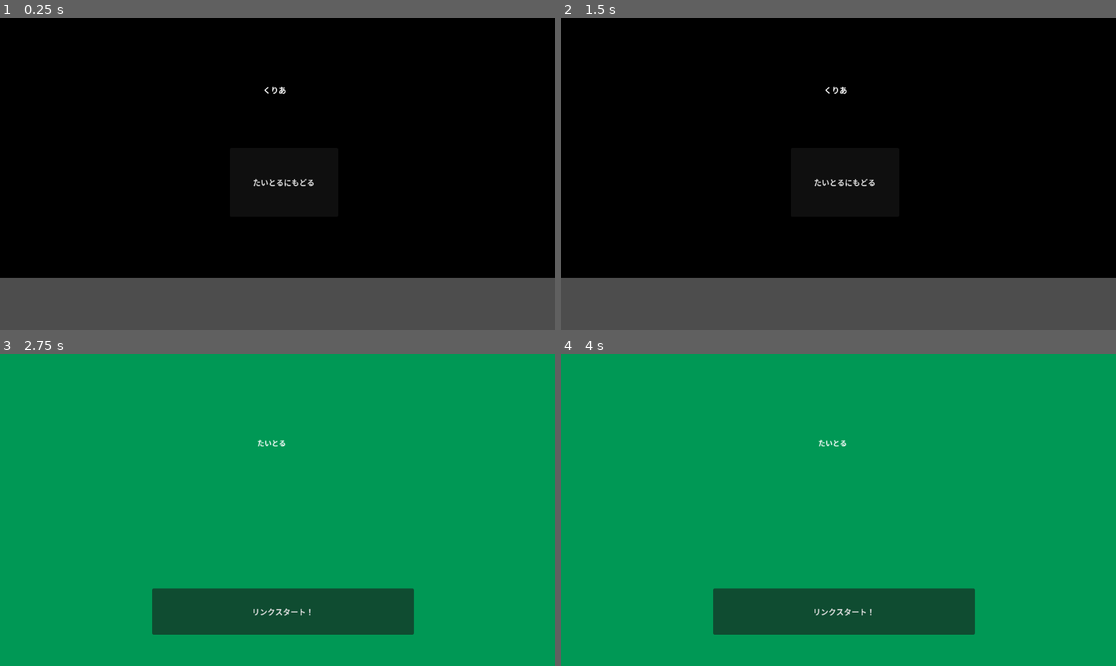
Above: before the commit, frames 1-4 (two rows, left to right).
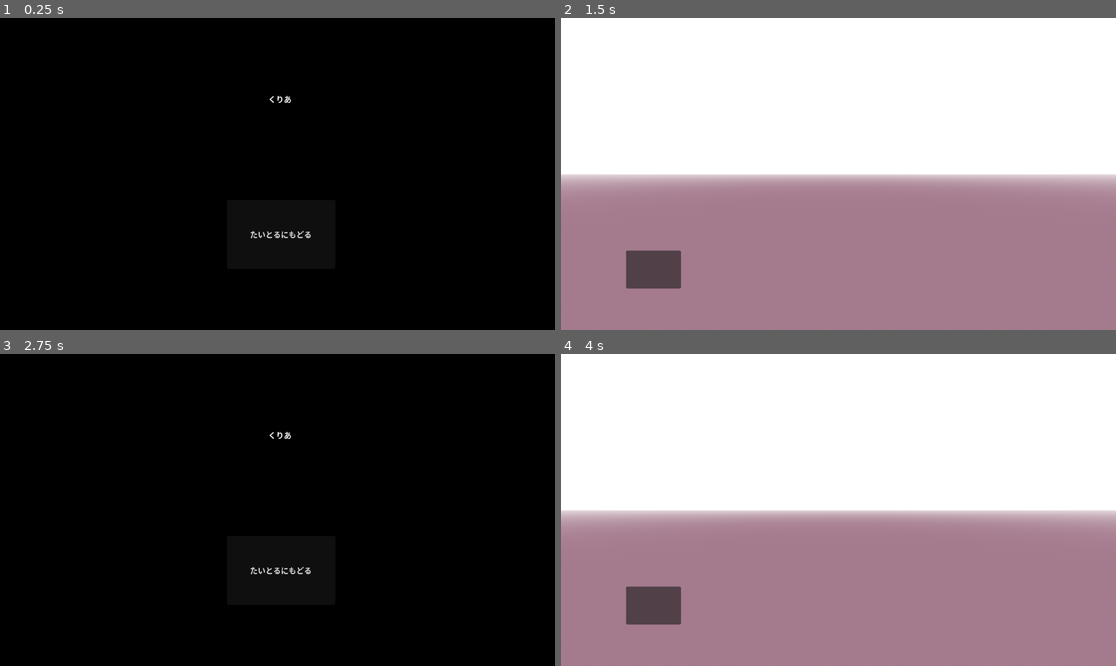
Above: after the commit, the same moments.

Repository: noko206/Roguelike
Game: Godot game, scene res://scene/clear/clear_scene.tscn
Two runs of this game, one before a commit and one after it. Both use one fixed random seed, a clock stepped at 60 frames per second and the inputs below. This scene is started directly instead of the project's main scene.
Inputs (mouse positions are in pixels of both pictures, inside the frame that each line leads up to; where the layout moved, square brackets give the same spot in the first picture):
- Up to frame 1 (0.25 s): no input
- Up to frame 2 (1.5 s): click "たいとるにもどる" at 0.5 s; click "リンクスタート！" at 1.25 s
- Up to frame 3 (2.75 s): click (94, 606) [283, 519] at 2 s
- Up to frame 4 (4 s): click "リンクスタート！" (after the commit: "たいとるにもどる") at 2.75 s; click "たいとるにもどる" (after the commit: "リンクスタート！") at 3.5 s

The runs differ from the first frame. In frame 1, 17% of the frame differs, in the area x 0-100%, y 22-100%; in frame 2, 100%; in frame 3, 100%, in the area x 0-100%, y 0-100%; in frame 4, 100%.

Commit message:
scene

Diff:
--- a/scene/clear/clear_scene.tscn
+++ b/scene/clear/clear_scene.tscn
@@ -13,23 +13,25 @@
 [node name="ColorRect" type="ColorRect" parent="."]
 layout_mode = 0
 offset_right = 1164.0
-offset_bottom = 540.0
+offset_bottom = 689.0
 color = Color(0, 0, 0, 1)
 
 [node name="Label" type="Label" parent="."]
 layout_mode = 0
-offset_right = 1141.0
-offset_bottom = 299.0
+offset_left = 11.0
+offset_top = 19.0
+offset_right = 1152.0
+offset_bottom = 318.0
 text = "くりあ"
 horizontal_alignment = 1
 vertical_alignment = 1
 
 [node name="Button" type="Button" parent="."]
 layout_mode = 0
-offset_left = 477.0
-offset_top = 270.0
-offset_right = 702.0
-offset_bottom = 413.0
+offset_left = 471.0
+offset_top = 378.0
+offset_right = 696.0
+offset_bottom = 521.0
 text = "たいとるにもどる"
 script = ExtResource("1_4ah6y")
 
--- a/scene/game-manager/gamemanager.gd
+++ b/scene/game-manager/gamemanager.gd
@@ -1,13 +1,18 @@
 extends Node
+@export_file("res://scene/clear/clear_scene.tscn") var scene_path: String
 
 # 画面のロード
 var title_scene: PackedScene = preload("res://scene/title/title_scene.tscn")
 var clear_scene: PackedScene = preload("res://scene/clear/clear_scene.tscn")
+var game_scene: PackedScene = preload("res://scene/game/game_scene.tscn")
 
 # Titleシーンに切り替え
 func load_title_scene() -> void:
 	get_tree().change_scene_to_packed(title_scene)
 
-# Mainシーンに切り替え
+func load_game_scene() -> void:
+	get_tree().change_scene_to_packed(game_scene)
+
+# Clearシーンに切り替え
 func load_clear_scene() -> void:
 	get_tree().change_scene_to_packed(clear_scene)
--- /dev/null
+++ b/scene/game/game.gd
@@ -0,0 +1,4 @@
+extends Node
+
+func _on_pressed() -> void:
+	GameManager.load_clear_scene()
--- /dev/null
+++ b/scene/game/game_scene.tscn
@@ -0,0 +1,46 @@
+[gd_scene load_steps=5 format=3 uid="uid://ud4uq0qq5eeh"]
+
+[ext_resource type="Script" path="res://scene/game/game.gd" id="1_4760p"]
+
+[sub_resource type="ProceduralSkyMaterial" id="ProceduralSkyMaterial_d2i4e"]
+sky_top_color = Color(1, 1, 1, 1)
+sky_horizon_color = Color(0.910802, 0.869552, 0.888074, 1)
+sky_energy_multiplier = 8.0
+ground_bottom_color = Color(0.643207, 0.478207, 0.552295, 1)
+ground_horizon_color = Color(0.910802, 0.869552, 0.888074, 1)
+
+[sub_resource type="Sky" id="Sky_vlrlu"]
+sky_material = SubResource("ProceduralSkyMaterial_d2i4e")
+
+[sub_resource type="Environment" id="Environment_s28rt"]
+background_mode = 2
+sky = SubResource("Sky_vlrlu")
+
+[node name="GameScene" type="Node3D"]
+
+[node name="WorldEnvironment" type="WorldEnvironment" parent="."]
+environment = SubResource("Environment_s28rt")
+
+[node name="DirectionalLight3D" type="DirectionalLight3D" parent="."]
+transform = Transform3D(-0.999925, -0.0110451, 0.00522099, 0, 0.427358, 0.904083, -0.0122169, 0.904015, -0.427326, 0, 0, 0)
+light_energy = 0.35
+shadow_enabled = true
+
+[node name="Camera3D" type="Camera3D" parent="."]
+transform = Transform3D(1, 0, 0, 0, 1, 0, 0, 0, 1, 0, 3.14603, 0)
+
+[node name="Control" type="Control" parent="."]
+layout_mode = 3
+anchors_preset = 0
+offset_right = 40.0
+offset_bottom = 40.0
+
+[node name="Button" type="Button" parent="Control"]
+layout_mode = 0
+offset_left = 135.0
+offset_top = 483.0
+offset_right = 249.0
+offset_bottom = 562.0
+script = ExtResource("1_4760p")
+
+[connection signal="pressed" from="Control/Button" to="Control/Button" method="_on_pressed"]
--- a/scene/title/title.gd
+++ b/scene/title/title.gd
@@ -1,4 +1,4 @@
 extends Control
 
 func _on_pressed() -> void:
-	GameManager.load_clear_scene()
+	GameManager.load_game_scene()
--- a/workspace/morita/Asset/GodotCharacter/models/sophia/sophia_skin.tscn
+++ b/workspace/morita/Asset/GodotCharacter/models/sophia/sophia_skin.tscn
@@ -196,49 +196,49 @@
 transform = Transform3D(-1, 0, -8.74228e-08, 0, 1, 0, 8.74228e-08, 0, -1, 0, 0, 0)
 
 [node name="Skeleton3D" parent="sophia/rig" index="0"]
-bones/0/position = Vector3(-0.00070232, 0.496296, -0.00858441)
-bones/0/rotation = Quaternion(0.125709, 0.000768939, -0.0224933, 0.991812)
+bones/0/position = Vector3(-0.0150571, 0.496277, -0.00839277)
+bones/0/rotation = Quaternion(0.124647, -0.0580496, 0.0229576, 0.990236)
 bones/1/rotation = Quaternion(-0.0644765, 2.41677e-09, -4.12252e-09, 0.997919)
 bones/1/scale = Vector3(1, 1, 1)
-bones/2/rotation = Quaternion(-0.0773935, 0.0262854, -0.000368396, 0.996654)
-bones/3/rotation = Quaternion(-0.0016155, 0.0786296, 0.00179981, 0.996901)
-bones/4/rotation = Quaternion(0.14757, -0.0521425, 0.00592635, 0.987658)
+bones/2/rotation = Quaternion(-0.0772765, -0.0428976, 0.000604347, 0.996086)
+bones/3/rotation = Quaternion(-0.00153335, -0.128605, -0.00294472, 0.99169)
+bones/4/rotation = Quaternion(0.147227, 0.085366, -0.00970239, 0.985364)
 bones/5/rotation = Quaternion(-0.114648, -1.05998e-09, 1.4507e-08, 0.993406)
-bones/6/rotation = Quaternion(-0.01582, -0.0524719, 0.000831316, 0.998497)
+bones/6/rotation = Quaternion(-0.0157832, 0.0859045, -0.00136101, 0.996177)
 bones/6/scale = Vector3(1, 1, 1)
-bones/7/rotation = Quaternion(0.993392, 0.114705, 0.0010849, -0.003743)
+bones/7/rotation = Quaternion(0.991591, 0.1144, 0.00843192, 0.0599122)
 bones/7/scale = Vector3(1, 1, 1)
-bones/8/rotation = Quaternion(0.993393, -0.114694, -0.00191117, 0.00341317)
+bones/8/rotation = Quaternion(0.99157, -0.114581, 0.00544315, -0.0602574)
 bones/8/scale = Vector3(1, 1, 1)
-bones/9/rotation = Quaternion(0.842834, 0.00242323, -0.00154726, 0.538166)
-bones/10/rotation = Quaternion(0.408876, 0.0281791, -0.0627155, 0.909996)
-bones/11/rotation = Quaternion(0.815757, 0.146932, -0.2118, 0.517776)
+bones/9/rotation = Quaternion(0.84185, -0.0407915, 0.0260462, 0.537538)
+bones/10/rotation = Quaternion(0.409485, -0.0171961, 0.0382716, 0.911351)
+bones/11/rotation = Quaternion(0.822218, 0.104916, -0.184976, 0.527954)
 bones/11/scale = Vector3(1, 1, 1)
-bones/12/rotation = Quaternion(0.409667, 0.0165735, -0.0598238, 0.910121)
-bones/13/rotation = Quaternion(0.816589, -0.142239, 0.20882, 0.518985)
+bones/12/rotation = Quaternion(0.408988, -0.028818, 0.0411593, 0.911155)
+bones/13/rotation = Quaternion(0.808222, -0.183918, 0.235153, 0.507596)
 bones/13/scale = Vector3(1, 1, 1)
-bones/14/rotation = Quaternion(0.408067, 0.0397835, -0.065597, 0.909723)
-bones/15/rotation = Quaternion(-0.344452, -0.108545, -0.440209, 0.822063)
+bones/14/rotation = Quaternion(0.409964, -0.00557333, 0.0353776, 0.911398)
+bones/15/rotation = Quaternion(-0.344443, -0.108571, -0.440271, 0.82203)
 bones/15/scale = Vector3(1, 1, 1)
-bones/16/rotation = Quaternion(8.28789e-08, 8.92367e-08, 0.133176, 0.991093)
-bones/17/rotation = Quaternion(-0.353428, 0.0742803, 0.357561, 0.861232)
+bones/16/rotation = Quaternion(1.16389e-08, 1.34511e-07, -0.121547, 0.992586)
+bones/17/rotation = Quaternion(-0.353434, 0.0742537, 0.357497, 0.861259)
 bones/17/scale = Vector3(1, 1, 1)
-bones/18/rotation = Quaternion(-2.5793e-09, -8.27608e-08, 0.133176, 0.991093)
-bones/19/rotation = Quaternion(-0.40845, -0.0494415, -0.07399, 0.908433)
-bones/20/rotation = Quaternion(-1.85767e-07, 7.47715e-09, 0.133176, 0.991092)
-bones/21/rotation = Quaternion(-0.411328, 0.00919141, -0.0153572, 0.911312)
-bones/22/rotation = Quaternion(-1.96229e-07, 5.38692e-08, 0.133176, 0.991092)
+bones/18/rotation = Quaternion(1.63362e-08, -4.57782e-08, -0.121547, 0.992586)
+bones/19/rotation = Quaternion(-0.408446, -0.0494722, -0.0740583, 0.908427)
+bones/20/rotation = Quaternion(-1.72839e-07, -5.16979e-08, -0.121547, 0.992586)
+bones/21/rotation = Quaternion(-0.411329, 0.00916051, -0.0154256, 0.91131)
+bones/22/rotation = Quaternion(-2.04185e-07, -1.19203e-08, -0.121547, 0.992586)
 bones/23/rotation = Quaternion(-0.579758, -0.382617, -0.396489, 0.600235)
-bones/24/rotation = Quaternion(-0.360794, 0.660476, -0.34618, 0.560142)
+bones/24/rotation = Quaternion(-0.159936, 0.617299, -0.54361, 0.545757)
 bones/24/scale = Vector3(1, 1, 1)
 bones/25/position = Vector3(-2.84344e-08, 0.0693518, 7.45058e-09)
-bones/25/rotation = Quaternion(2.94228e-08, 0.0311032, 1.0013e-08, 0.999516)
+bones/25/rotation = Quaternion(7.86256e-08, -0.0326447, 4.01159e-08, 0.999467)
 bones/26/position = Vector3(-3.30328e-08, 0.0693518, -7.25292e-09)
-bones/26/rotation = Quaternion(0.0868491, 0.0311034, -0.00271053, 0.995732)
+bones/26/rotation = Quaternion(0.393979, -0.0327244, 0.0140403, 0.918429)
 bones/27/position = Vector3(-1.00059e-07, 0.0641195, -5.12226e-09)
-bones/27/rotation = Quaternion(-3.51905e-09, -0.00111711, 8.96342e-08, 0.999999)
+bones/27/rotation = Quaternion(-1.59191e-07, 7.60806e-05, -1.20541e-08, 1)
 bones/28/position = Vector3(2.54637e-08, 0.0641197, 1.70021e-08)
-bones/28/rotation = Quaternion(-0.0502826, -0.00110785, 0.0518656, 0.997387)
+bones/28/rotation = Quaternion(0.000217715, 0.000206871, 0.0518581, 0.998654)
 bones/28/scale = Vector3(1, 1, 1)
 bones/29/rotation = Quaternion(0.152207, 0.687514, 0.0919657, 0.70406)
 bones/29/scale = Vector3(1, 1, 1)
@@ -269,16 +269,16 @@
 bones/46/scale = Vector3(1, 1, 1)
 bones/47/rotation = Quaternion(0.514301, -3.90808e-05, -7.17982e-05, 0.85761)
 bones/48/rotation = Quaternion(-0.579758, 0.382616, 0.396489, 0.600235)
-bones/49/rotation = Quaternion(-0.170435, -0.620007, 0.536292, 0.546749)
+bones/49/rotation = Quaternion(-0.368319, -0.6616, 0.335497, 0.560418)
 bones/49/scale = Vector3(1, 1, 1)
 bones/50/position = Vector3(6.54545e-08, 0.0693517, 1.11759e-08)
-bones/50/rotation = Quaternion(3.00732e-08, 0.0303511, 1.4453e-07, 0.999539)
+bones/50/rotation = Quaternion(-4.11038e-08, -0.0335495, -7.96454e-08, 0.999437)
 bones/51/position = Vector3(6.39701e-08, 0.0693518, 2.12806e-08)
-bones/51/rotation = Quaternion(0.314299, 0.0303512, -0.0100539, 0.948786)
+bones/51/rotation = Quaternion(0.263952, -0.0335497, 0.00918635, 0.963909)
 bones/52/position = Vector3(3.46918e-08, 0.0641197, -9.45292e-08)
-bones/52/rotation = Quaternion(-1.98013e-07, -0.00111689, 4.29706e-08, 0.999999)
+bones/52/rotation = Quaternion(3.8122e-08, 7.62456e-05, -2.24041e-07, 1)
 bones/53/position = Vector3(4.31197e-08, 0.0641198, -9.50838e-08)
-bones/53/rotation = Quaternion(0.0451609, -0.00137657, -0.0518465, 0.997633)
+bones/53/rotation = Quaternion(-0.00536145, -6.17825e-05, -0.051861, 0.99864)
 bones/53/scale = Vector3(1, 1, 1)
 bones/55/position = Vector3(-0.00788145, 0.126777, 0.022745)
 bones/55/rotation = Quaternion(0.634935, 0.0809939, 0.129391, 0.757335)
@@ -322,33 +322,33 @@
 bones/78/rotation = Quaternion(-0.0301015, -9.41682e-09, 5.13173e-09, 0.999547)
 bones/79/rotation = Quaternion(-0.152455, -0.79333, -0.285504, 0.515628)
 bones/80/rotation = Quaternion(-0.152455, 0.79333, 0.285504, 0.515628)
-bones/81/rotation = Quaternion(0.958416, 0.129306, -0.0589879, 0.247465)
+bones/81/rotation = Quaternion(0.96558, 0.11815, -0.057273, 0.224534)
 bones/81/scale = Vector3(1, 1, 0.999999)
 bones/82/position = Vector3(4.02629e-09, 0.0942519, -2.73391e-08)
-bones/82/rotation = Quaternion(6.19581e-09, -0.0531842, 4.4265e-08, 0.998585)
+bones/82/rotation = Quaternion(2.27216e-09, -0.0542044, 1.97311e-08, 0.99853)
 bones/83/position = Vector3(1.58899e-08, 0.094252, 1.33295e-08)
-bones/83/rotation = Quaternion(0.299889, -0.0531695, 0.0167421, 0.952344)
+bones/83/rotation = Quaternion(0.288139, -0.054194, 0.016335, 0.955914)
 bones/84/position = Vector3(1.7517e-09, 0.0925612, 1.02773e-08)
-bones/84/rotation = Quaternion(-2.88262e-08, -0.0328685, 7.89217e-08, 0.99946)
+bones/84/rotation = Quaternion(3.74707e-08, -0.0692844, 9.4648e-09, 0.997597)
 bones/85/position = Vector3(1.93904e-08, 0.0925611, -2.20688e-08)
-bones/85/rotation = Quaternion(-0.561687, 0.00190461, 0.0905897, 0.822374)
+bones/85/rotation = Quaternion(-0.52834, -0.0342445, 0.122792, 0.839408)
 bones/85/scale = Vector3(1, 1, 1)
 bones/86/position = Vector3(-2.67091e-08, 0.224084, 3.77875e-08)
-bones/86/rotation = Quaternion(2.08425e-05, 0.943601, -0.331085, -6.66687e-06)
+bones/86/rotation = Quaternion(2.79333e-05, 0.934797, -0.355183, -9.90456e-06)
 bones/86/scale = Vector3(1, 1, 1)
-bones/87/rotation = Quaternion(0.971131, -0.0803012, 0.0511959, 0.218714)
+bones/87/rotation = Quaternion(0.967814, -0.090041, 0.0527433, 0.229011)
 bones/87/scale = Vector3(1, 1, 0.999999)
 bones/88/position = Vector3(-1.59564e-08, 0.0947332, 5.93381e-10)
-bones/88/rotation = Quaternion(-4.91969e-09, 0.0586616, -3.17753e-08, 0.998278)
+bones/88/rotation = Quaternion(-1.50642e-08, 0.0580667, -6.09002e-09, 0.998313)
 bones/89/position = Vector3(-2.43564e-08, 0.0947333, 2.32829e-09)
-bones/89/rotation = Quaternion(0.246735, 0.0586692, -0.0149662, 0.96719)
+bones/89/rotation = Quaternion(0.244551, 0.0580733, -0.0146736, 0.967785)
 bones/90/position = Vector3(1.07835e-08, 0.0930518, -1.30186e-08)
-bones/90/rotation = Quaternion(1.70618e-08, 0.0368237, -1.87808e-08, 0.999322)
+bones/90/rotation = Quaternion(-5.17011e-08, 3.01712e-05, 2.91753e-08, 1)
 bones/91/position = Vector3(-3.91719e-09, 0.0930518, 1.02204e-09)
-bones/91/rotation = Quaternion(-0.535796, 0.00177147, -0.0908162, 0.839448)
+bones/91/rotation = Quaternion(-0.560827, -0.0347733, -0.0638333, 0.824736)
 bones/91/scale = Vector3(1, 1, 1)
 bones/92/position = Vector3(-1.14476e-08, 0.224088, 3.48135e-08)
-bones/92/rotation = Quaternion(-2.7054e-05, 0.942656, -0.333767, 8.87924e-06)
+bones/92/rotation = Quaternion(-1.7563e-05, 0.950909, -0.309472, 5.0124e-06)
 bones/92/scale = Vector3(1, 1, 1)
 
 [node name="Sophia" parent="sophia/rig/Skeleton3D" index="0"]
--- a/workspace/morita/scene/player.tscn
+++ b/workspace/morita/scene/player.tscn
@@ -7,49 +7,49 @@
 script = ExtResource("2_ax83q")
 
 [node name="Skeleton3D" parent="sophia/rig" index="0"]
-bones/0/position = Vector3(-0.00425795, 0.496294, -0.0085194)
-bones/0/rotation = Quaternion(0.125285, -0.0190177, 0.0244225, 0.991638)
-bones/2/rotation = Quaternion(-0.0773512, -0.0332423, 0.000466797, 0.996449)
-bones/3/rotation = Quaternion(-0.00158624, -0.099386, -0.00227519, 0.995045)
-bones/4/rotation = Quaternion(0.147448, 0.0659299, -0.00749332, 0.986842)
-bones/6/rotation = Quaternion(-0.0158069, 0.0663458, -0.00105111, 0.997671)
-bones/7/rotation = Quaternion(0.993164, 0.11464, 0.00401381, 0.0216269)
-bones/8/rotation = Quaternion(0.993156, -0.114706, 0.00102029, -0.0219726)
-bones/9/rotation = Quaternion(0.842708, -0.014797, 0.00944819, 0.538085)
-bones/10/rotation = Quaternion(0.408998, -0.0263535, 0.0586524, 0.910267)
-bones/11/rotation = Quaternion(0.818589, 0.130235, -0.201178, 0.521995)
-bones/12/rotation = Quaternion(0.408241, -0.0379614, 0.0615351, 0.910007)
-bones/13/rotation = Quaternion(0.813512, -0.158893, 0.219379, 0.51461)
-bones/14/rotation = Quaternion(0.409737, -0.0147444, 0.0557602, 0.910379)
-bones/15/rotation = Quaternion(-0.351141, -0.0844346, -0.382232, 0.85057)
-bones/16/rotation = Quaternion(2.63775e-08, 1.04697e-07, -0.138272, 0.990394)
-bones/17/rotation = Quaternion(-0.347437, 0.0985738, 0.416336, 0.834407)
-bones/18/rotation = Quaternion(2.83913e-08, -8.69263e-08, -0.138272, 0.990394)
-bones/19/rotation = Quaternion(-0.410893, -0.0210413, -0.0109115, 0.911376)
-bones/20/rotation = Quaternion(-1.97816e-07, -6.09402e-08, -0.138272, 0.990394)
-bones/21/rotation = Quaternion(-0.409705, 0.0376502, 0.04778, 0.910188)
-bones/22/rotation = Quaternion(-2.43763e-07, -3.78643e-09, -0.138272, 0.990394)
-bones/24/rotation = Quaternion(-0.159422, 0.617165, -0.543962, 0.545708)
-bones/25/rotation = Quaternion(8.44497e-08, -0.0327015, -2.31527e-07, 0.999465)
-bones/26/rotation = Quaternion(0.413747, -0.0327016, 0.0148739, 0.909683)
-bones/27/rotation = Quaternion(-1.21653e-07, 0.000881351, 2.96389e-08, 1)
-bones/28/rotation = Quaternion(0.0333241, 0.00106834, 0.051849, 0.998098)
-bones/49/rotation = Quaternion(-0.368681, -0.661653, 0.334972, 0.560431)
-bones/50/rotation = Quaternion(2.83204e-08, -0.0337422, 6.10181e-08, 0.999431)
-bones/51/rotation = Quaternion(0.25378, -0.0336309, 0.00883048, 0.966637)
-bones/52/rotation = Quaternion(8.38396e-08, 0.000881661, -2.68767e-07, 1)
-bones/53/rotation = Quaternion(-0.0384483, 0.000799472, -0.0518632, 0.997914)
-bones/81/rotation = Quaternion(0.969508, 0.091189, -0.0529483, 0.221212)
-bones/82/rotation = Quaternion(5.14795e-08, -0.0574371, 2.1456e-08, 0.998349)
-bones/83/rotation = Quaternion(0.260505, -0.057444, 0.0155283, 0.963637)
-bones/84/rotation = Quaternion(-3.88082e-08, -0.0472875, 5.79023e-08, 0.998881)
-bones/85/rotation = Quaternion(-0.533691, -0.0120625, 0.100434, 0.839608)
-bones/86/rotation = Quaternion(2.3397e-05, 0.940168, -0.34071, -7.80073e-06)
-bones/87/rotation = Quaternion(0.960776, -0.11858, 0.0572845, 0.244062)
-bones/88/rotation = Quaternion(2.86003e-09, 0.0546254, 2.17073e-09, 0.998507)
-bones/89/rotation = Quaternion(0.286144, 0.0546166, -0.0163381, 0.956489)
-bones/90/rotation = Quaternion(6.96763e-08, 0.0222151, -6.69187e-08, 0.999753)
-bones/91/rotation = Quaternion(-0.563383, -0.0125345, -0.0810723, 0.822113)
-bones/92/rotation = Quaternion(-1.82595e-05, 0.946007, -0.324147, 5.54082e-06)
+bones/0/position = Vector3(-0.0231489, 0.496261, -0.00846949)
+bones/0/rotation = Quaternion(0.125393, -0.0859674, 0.0103707, 0.988321)
+bones/2/rotation = Quaternion(-0.0773467, -0.0339097, 0.000476216, 0.996427)
+bones/3/rotation = Quaternion(-0.00158303, -0.101375, -0.00232074, 0.994844)
+bones/4/rotation = Quaternion(0.147435, 0.0672519, -0.00764359, 0.986753)
+bones/6/rotation = Quaternion(-0.0158056, 0.0676761, -0.00107222, 0.997582)
+bones/7/rotation = Quaternion(0.989683, 0.11414, 0.0114233, 0.0858452)
+bones/8/rotation = Quaternion(0.989653, -0.114399, 0.00844029, -0.0861897)
+bones/9/rotation = Quaternion(0.840811, -0.0584107, 0.0372964, 0.536874)
+bones/10/rotation = Quaternion(0.409831, 0.00350645, -0.00780394, 0.912121)
+bones/11/rotation = Quaternion(0.824234, 0.0876756, -0.17388, 0.531711)
+bones/12/rotation = Quaternion(0.409922, -0.00812582, -0.00491001, 0.912071)
+bones/13/rotation = Quaternion(0.804194, -0.200802, 0.24573, 0.502561)
+bones/14/rotation = Quaternion(0.409723, 0.0151385, -0.0106966, 0.912022)
+bones/15/rotation = Quaternion(-0.334901, -0.135168, -0.50319, 0.785093)
+bones/16/rotation = Quaternion(7.31108e-08, 1.19566e-07, -0.0381609, 0.999272)
+bones/17/rotation = Quaternion(-0.358157, 0.0463945, 0.289068, 0.886572)
+bones/18/rotation = Quaternion(4.56458e-08, -1.18951e-07, -0.0381611, 0.999272)
+bones/19/rotation = Quaternion(-0.403328, -0.0812535, -0.144853, 0.899857)
+bones/20/rotation = Quaternion(-1.95362e-07, -5.37936e-08, -0.038161, 0.999272)
+bones/21/rotation = Quaternion(-0.410786, -0.0230257, -0.0866257, 0.907315)
+bones/22/rotation = Quaternion(-1.69371e-07, 2.51863e-08, -0.038161, 0.999272)
+bones/24/rotation = Quaternion(-0.220627, 0.632393, -0.497584, 0.551193)
+bones/25/rotation = Quaternion(9.00914e-09, -0.0160115, 3.1611e-08, 0.999872)
+bones/26/rotation = Quaternion(0.296409, -0.0160118, 0.00498062, 0.954914)
+bones/27/rotation = Quaternion(-1.87241e-07, -0.00102107, -1.70225e-07, 1)
+bones/28/rotation = Quaternion(-0.0484626, -0.00106047, 0.0518651, 0.997477)
+bones/49/rotation = Quaternion(-0.321322, -0.6538, 0.397019, 0.558278)
+bones/50/rotation = Quaternion(-5.79168e-09, -0.0160378, -1.65348e-07, 0.999871)
+bones/51/rotation = Quaternion(0.287144, -0.0160376, 0.00480656, 0.957741)
+bones/52/rotation = Quaternion(-7.48141e-08, -0.0010209, 1.88306e-08, 1)
+bones/53/rotation = Quaternion(0.0433405, -0.00132912, -0.0518467, 0.997713)
+bones/81/rotation = Quaternion(0.959766, 0.149125, -0.0622006, 0.229657)
+bones/82/rotation = Quaternion(-4.49379e-09, -0.0501987, -2.96636e-08, 0.998739)
+bones/83/rotation = Quaternion(0.315097, -0.050155, 0.0166777, 0.947587)
+bones/84/rotation = Quaternion(2.52467e-08, -0.0846099, 4.05073e-08, 0.996414)
+bones/85/rotation = Quaternion(-0.527131, -0.0497134, 0.141742, 0.836404)
+bones/86/rotation = Quaternion(3.44347e-05, 0.93127, -0.364329, -1.27732e-05)
+bones/87/rotation = Quaternion(0.976142, -0.0551942, 0.0471513, 0.204642)
+bones/88/rotation = Quaternion(-8.84376e-08, 0.0610997, 2.89786e-08, 0.998132)
+bones/89/rotation = Quaternion(0.189626, 0.0614379, -0.0118897, 0.97986)
+bones/90/rotation = Quaternion(-4.95406e-10, -0.0147051, -1.64465e-08, 0.999892)
+bones/91/rotation = Quaternion(-0.547432, -0.0497323, -0.0554787, 0.833527)
+bones/92/rotation = Quaternion(-1.24313e-05, 0.953896, -0.300136, 3.22573e-06)
 
 [editable path="sophia"]
